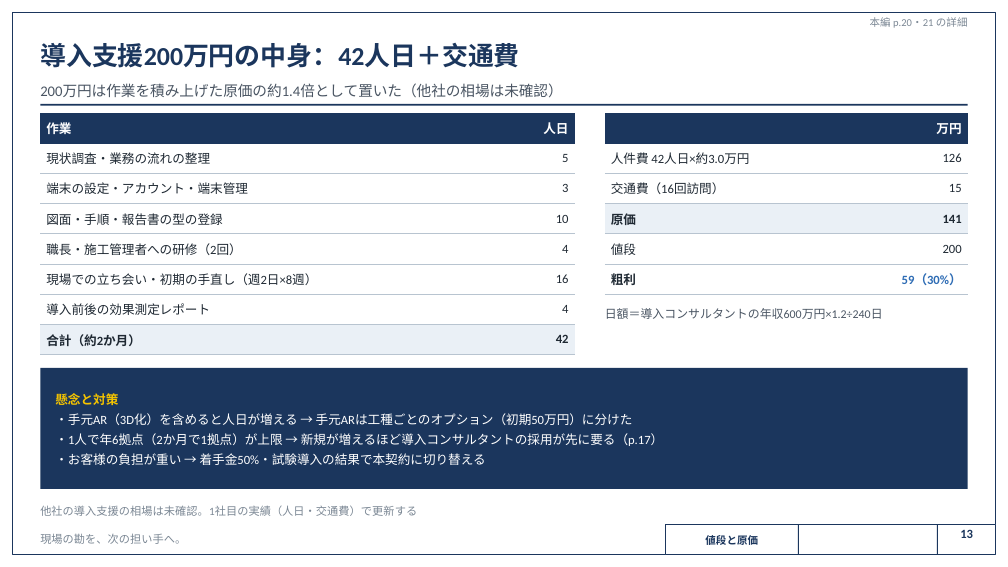
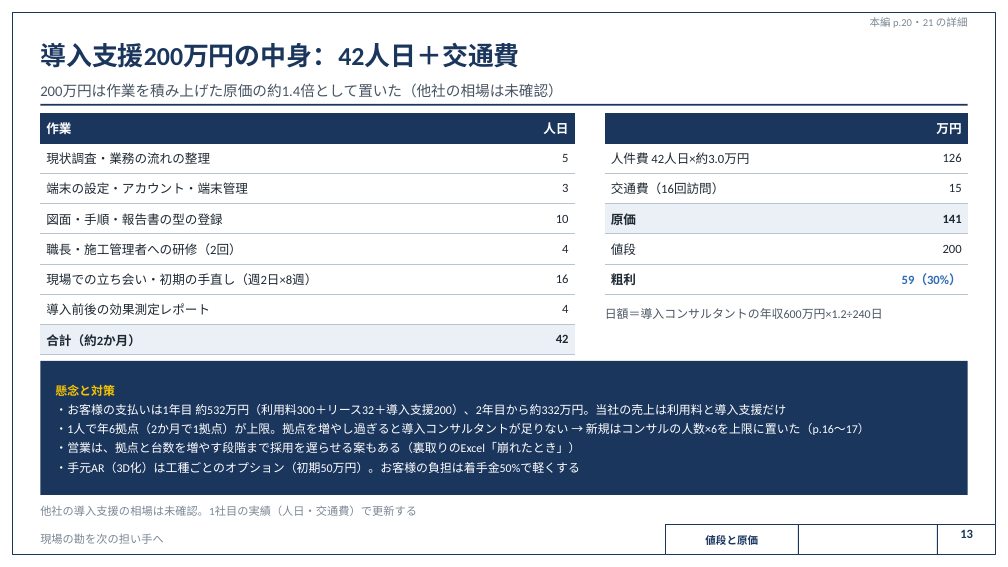
Before and after one commit to SEITOSHIKI/-ai-commute-audio-, a slide deck: slide 13 of deck/カンツギ_事業計画書_計算詳細版.pptx. Drawn at 1008x567 pixels with LibreOffice and Linux fonts; fonts in the diff are those of the drawing; background and template pictures are left out. Boxes give left, top, right and bottom in pixels: in the first picture for what was removed or moved away, otherwise in the second. Text is boxed around its words. In the diff, an @@ line names an element or a change of style, - is before the commit and + after.

```diff
--- a/deck/カンツギ_事業計画書_計算詳細版.pptx
+++ b/deck/カンツギ_事業計画書_計算詳細版.pptx
@@ rectangle: place and size @@
-rectangle at <box>40,368,968,489</box>
+rectangle at <box>40,361,968,495</box>
@@ text at <box>55,385,115,396</box>: size 9 to 8.5 pt in "懸念と対策" @@
@@ text "懸念と対策": place and size @@
-text "懸念と対策" at <box>55,393,663,465</box>
+text "懸念と対策" at <box>55,385,870,473</box>
@@ text at <box>55,404,870,473</box>: text changed; size 9 to 8.5 pt @@
-・手元AR（3D化）を含めると人日が増える → 手元ARは工種ごとのオプション（初期50万円）に分けた
-・1人で年6拠点（2か月で1拠点）が上限 → 新規が増えるほど導入コンサルタントの採用が先に要る（p.17）
-・お客様の負担が重い → 着手金50%・試験導入の結果で本契約に切り替える
+・お客様の支払いは1年目 約532万円（利用料300＋リース32＋導入支援200）、2年目から約332万円。当社の売上は利用料と導入支援だけ
+・1人で年6拠点（2か月で1拠点）が上限。拠点を増やし過ぎると導入コンサルタントが足りない → 新規はコンサルの人数×6を上限に置いた（p.16〜17）
+・営業は、拠点と台数を増やす段階まで採用を遅らせる案もある（裏取りのExcel「崩れたとき」）
+・手元AR（3D化）は工種ごとのオプション（初期50万円）。お客様の負担は着手金50%で軽くする
@@ text at <box>40,534,164,544</box>: text changed @@
-現場の勘を、次の担い手へ。
+現場の勘を次の担い手へ
```
Also in this commit, not shown: 30 other slides changed, 34 other files.
